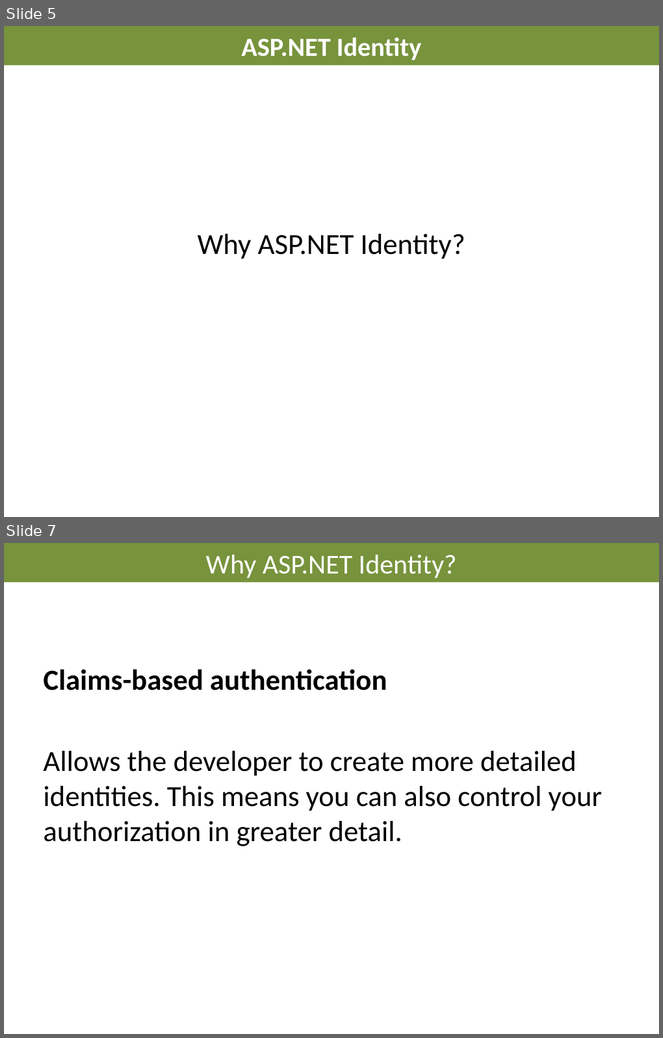
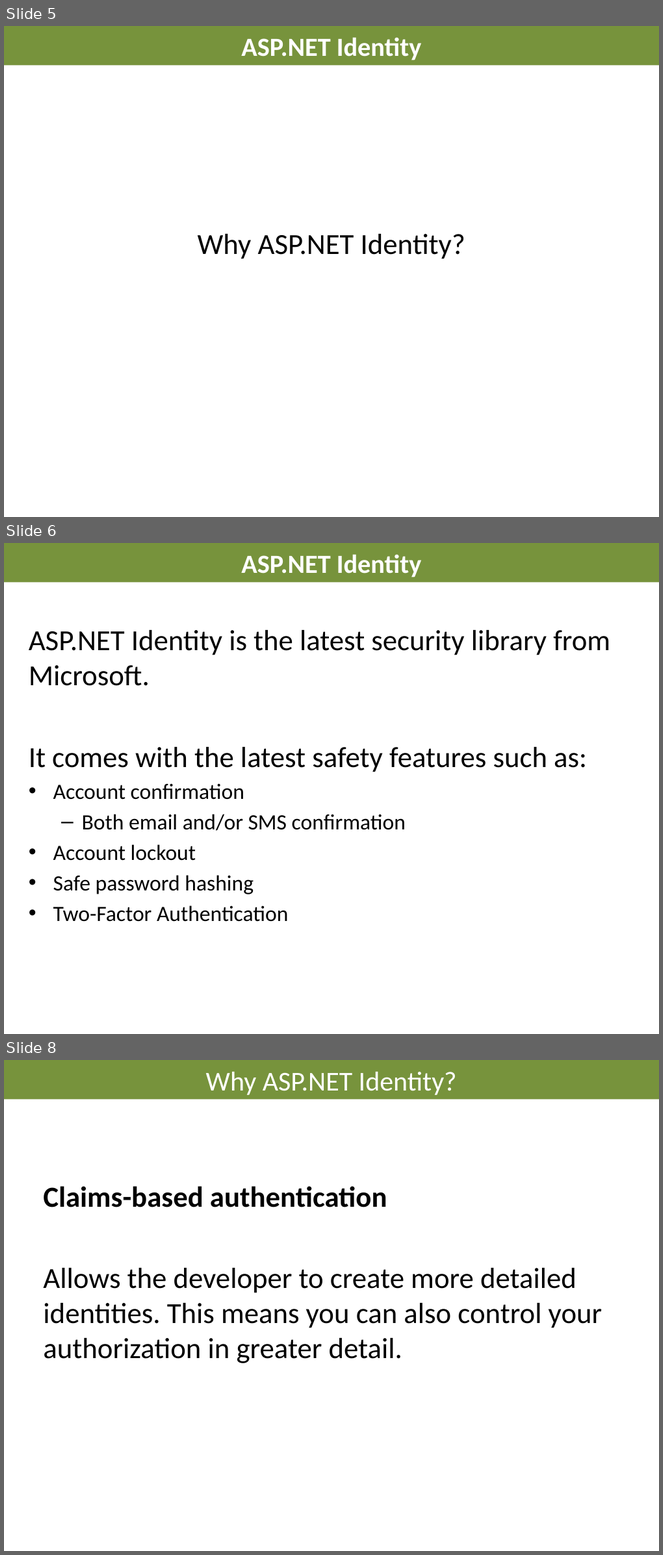
Before and after one commit to AndreasElffors/IdentityTemplate, a slide deck: Documents/Identity-Introduction.pptx. Shown one above the other, each under a label of ours: slides 5 and 7 before the commit, slides 5, 6 and 8 after it; the slides between them are not shown. The pictures are 663x1038 and 663x1555 pixels, drawn with LibreOffice and Linux fonts; fonts in the diff are those of the drawing; background and template pictures are left out. Boxes give left, top, right and bottom in pixels: in the first picture for what was removed or moved away, otherwise in the second. Text is boxed around its words. In the diff, an @@ line names an element or a change of style, - is before the commit and + after.

```diff
--- a/Documents/Identity-Introduction.pptx
+++ b/Documents/Identity-Introduction.pptx
@@ slide 6 added at <box>4,543,659,1034</box>, background #FFFFFF @@
@@ title added at <box>4,543,659,582</box>, fill #77933C, 28.8 pt, text #FFFFFF, bold @@
+ASP.NET Identity
@@ text added at <box>29,630,610,922</box>, 24 pt, text #000000 @@
+ASP.NET Identity is the latest security library from Microsoft.
+It comes with the latest safety features such as:
+• Account confirmation
+  – Both email and/or SMS confirmation
+• Account lockout
+• Safe password hashing
+• Two-Factor Authentication
@@ what was slide 7 is now slide 8 @@
```
Also in this commit, not shown: 8 slides changed, 5 other slides added, 1 slide removed.
